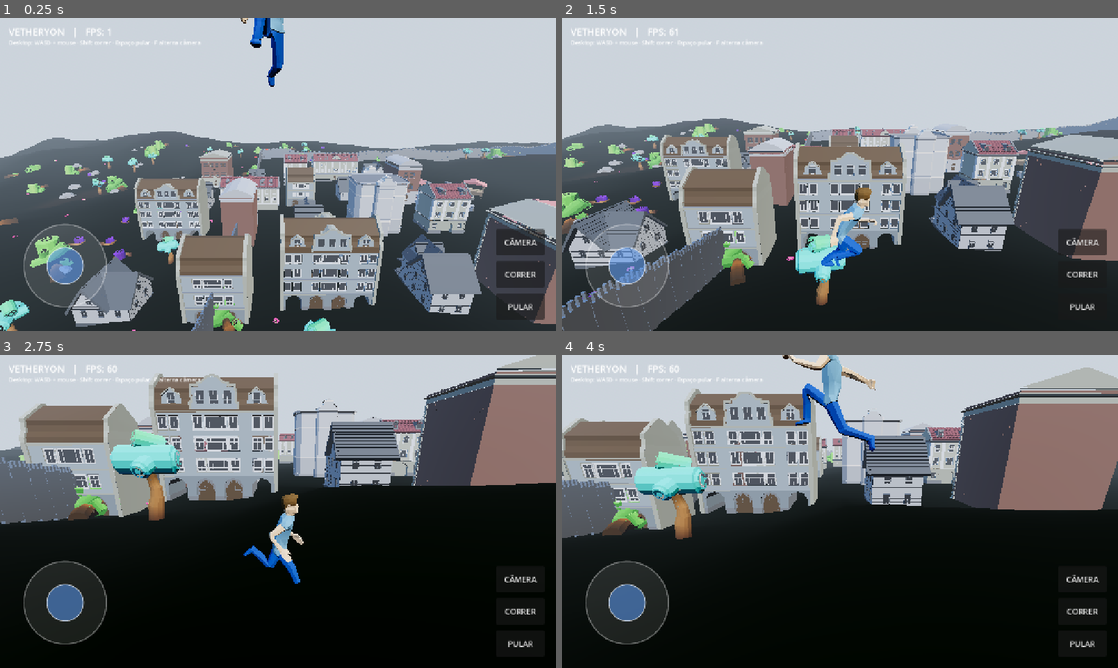
Above: before the commit, frames 1-4 (two rows, left to right).
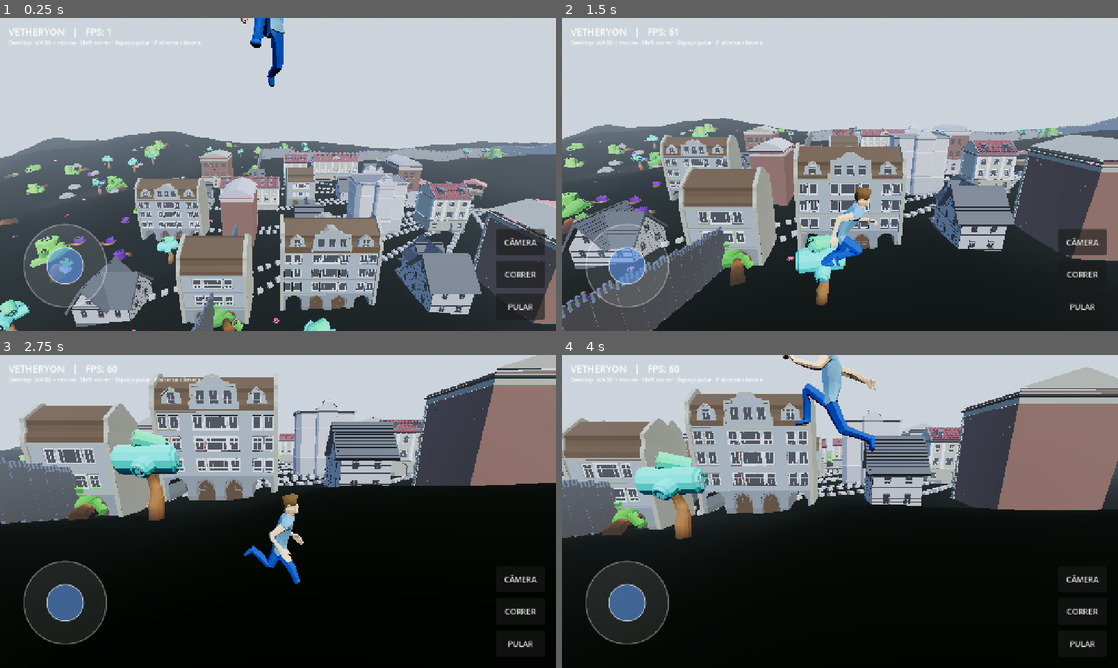
Above: after the commit, the same moments.

Repository: Souzzaaxzy/Vetheryon
Game: Godot game, scene res://src/world/main.tscn
Two runs of this game, one before a commit and one after it. Both use one fixed random seed, a clock stepped at 60 frames per second and the inputs below.
Inputs (mouse positions are in pixels of both pictures, inside the frame that each line leads up to):
- Up to frame 1 (0.25 s): no input
- Up to frame 2 (1.5 s): move the mouse to (962, 158) at 0.52 s; hold D (move_right) 0.53-1.25 s; hold Shift (run) 0.53-1.25 s; click (962, 158) at 0.67 s; tap Space (jump) at 0.77 s; drag from (728, 190) to (812, 237) at 1.27 s
- Up to frame 3 (2.75 s): move the mouse to (333, 442) at 2.02 s; hold D (move_right) from 2.03 s (still down); hold Shift (run) from 2.03 s (still down)
- Up to frame 4 (4 s): release D (move_right) at 2.75 s; release Shift (run) at 2.75 s; drag from (812, 574) to (673, 464) at 2.77 s; move the mouse to (1006, 558) at 3.52 s; hold A (move_left) from 3.53 s (still down); hold Shift (run) from 3.53 s (still down); tap Space (jump) at 3.77 s

The runs differ from the first frame. In frame 1, 0.9% of the frame differs, in the area x 26-89%, y 52-91%; in frame 2, 0.4%; in frame 3, 0.4%; in frame 4, 0.5%.

Commit message:
Estradas: caminho de pedra (casas -> praca) e estrada de terra (praca -> portao)
- Nao havia modelos de estrada nos kits CC0, entao gerei tiles proprios
  (tools/modeling/generate_roads.py): road_dirt_straight/curve/cross/end e
  road_stone_straight (lajes de pedra)
- Rede de caminhos conforme pedido: caminho de PEDRA de cada casa ate a praca
  central (586 tiles) e estrada de TERRA da praca ate o portao principal (35)
- Tudo via MultiMesh (2 draw calls) para nao pesar

Diff:
--- a/src/world/scatter.gd
+++ b/src/world/scatter.gd
@@ -46,6 +46,8 @@
 var _well: PackedScene
 var _banner: PackedScene
 var _market: PackedScene
+var _road_dirt: PackedScene
+var _road_stone: PackedScene
 
 
 func _ready() -> void:
@@ -93,6 +95,8 @@
 	_wall_entrance = _try("res://assets/kit/WallEntrance.glb")
 	_well = _try("res://assets/kit/Well.glb")
 	_banner = _try("res://assets/kit/Banner.glb")
+	_road_dirt = _try("res://assets/roads/road_dirt_straight.glb")
+	_road_stone = _try("res://assets/roads/road_stone_straight.glb")
 
 
 func _ground(x: float, z: float) -> float:
@@ -231,6 +235,7 @@
 
 	var placed := 0
 	var spacing := 11.0 * building_scale * 0.6
+	var house_positions: Array[Vector3] = []
 	for side in [-1, 1]:
 		for row in range(2):
 			for i in range(5):
@@ -239,6 +244,7 @@
 				var yaw := 0.0 if side < 0 else PI
 				var scn: PackedScene = _houses[placed % _houses.size()] if placed % 3 == 0 else _buildings[placed % _buildings.size()]
 				_place(scn, Vector3(x, _ground(x, z), z), building_scale * _rng.randf_range(0.95, 1.1), yaw)
+				house_positions.append(Vector3(x, 0, z))
 				placed += 1
 
 	for i in range(market_count):
@@ -255,7 +261,70 @@
 			_place(_towers[0], Vector3(tx, _ground(tx, tz), tz), tower_scale, 0.0)
 
 	_build_wall(c, half)
+	# Rede de caminhos: pedra das casas até a praça; terra da praça até o portão.
+	_build_roads(c, house_positions, Vector3(c.x + half, 0, c.y))
 	print("VILLAGE houses=", placed, " markets=", market_count)
+
+
+func _tile_multimesh(scene: PackedScene, transforms: Array[Transform3D]) -> void:
+	if scene == null or transforms.is_empty():
+		return
+	var model: Node3D = scene.instantiate()
+	var mi := _first_mesh(model)
+	if mi == null:
+		model.queue_free()
+		return
+	var mm := MultiMesh.new()
+	mm.transform_format = MultiMesh.TRANSFORM_3D
+	mm.mesh = mi.mesh
+	mm.instance_count = transforms.size()
+	for i in range(transforms.size()):
+		mm.set_instance_transform(i, transforms[i])
+	var mmi := MultiMeshInstance3D.new()
+	mmi.multimesh = mm
+	mmi.cast_shadow = GeometryInstance3D.SHADOW_CASTING_SETTING_OFF
+	add_child(mmi)
+	model.queue_free()
+
+
+## Laying tiles de 2 m ao longo de uma linha (leve desvio para parecer orgânico).
+func _lay_line(scene: PackedScene, out: Array[Transform3D], a: Vector3, b: Vector3) -> void:
+	if scene == null:
+		return
+	var tile := 2.0
+	var dist := a.distance_to(b)
+	var n := maxi(1, int(dist / tile))
+	var dir := (b - a).normalized()
+	var yaw := atan2(dir.x, dir.z)
+	for i in range(n):
+		var t := a + dir * ((i + 0.5) * tile)
+		var jitter := Vector3(_rng.randf_range(-0.15, 0.15), 0, _rng.randf_range(-0.15, 0.15))
+		var p := t + jitter
+		p.y = _ground(p.x, p.z) + 0.04
+		out.append(Transform3D(Basis(Vector3.UP, yaw), p))
+
+
+func _build_roads(c: Vector2, houses: Array[Vector3], gate: Vector3) -> void:
+	var stone_tiles: Array[Transform3D] = []
+	var dirt_tiles: Array[Transform3D] = []
+	var center := Vector3(c.x, 0, c.y)
+
+	# 1. Caminho de PEDRA de cada casa até o centro (a praça).
+	for h in houses:
+		_lay_line(_road_stone, stone_tiles, h, center)
+	# Praça central pavimentada (alguns tiles ao redor do poço).
+	for i in range(8):
+		var a := float(i) / 8.0 * TAU
+		var p := center + Vector3(cos(a), 0, sin(a)) * 3.0
+		p.y = _ground(p.x, p.z) + 0.04
+		stone_tiles.append(Transform3D(Basis(Vector3.UP, a), p))
+
+	# 2. Estrada de TERRA do centro até o portão principal.
+	_lay_line(_road_dirt, dirt_tiles, center, gate)
+
+	_tile_multimesh(_road_stone, stone_tiles)
+	_tile_multimesh(_road_dirt, dirt_tiles)
+	print("VILLAGE road_stone=", stone_tiles.size(), " road_dirt=", dirt_tiles.size())
 
 
 func _build_wall(c: Vector2, half: float) -> void:
Binary file added: assets/roads/road_dirt_cross.glb
Binary file added: assets/roads/road_dirt_curve.glb
Binary file added: assets/roads/road_dirt_end.glb
Binary file added: assets/roads/road_dirt_straight.glb
Binary file added: assets/roads/road_stone_straight.glb
